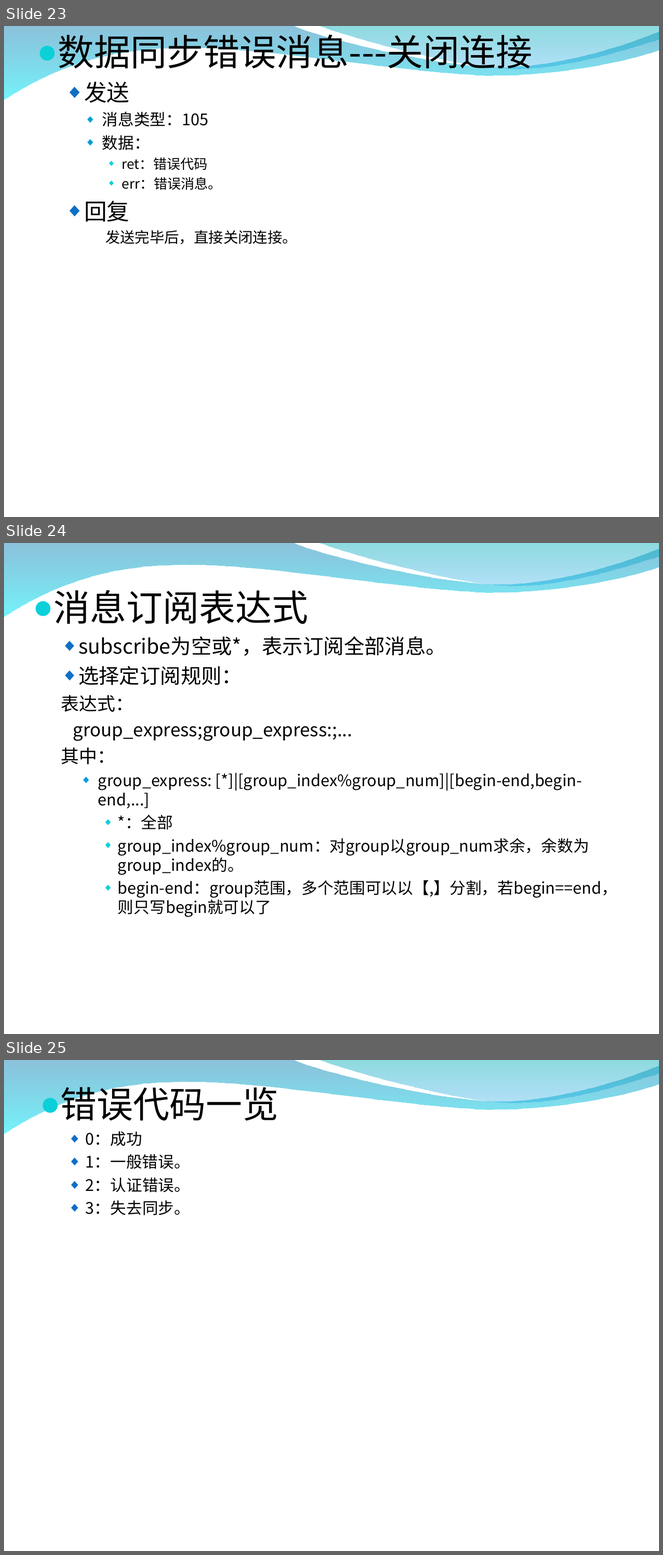
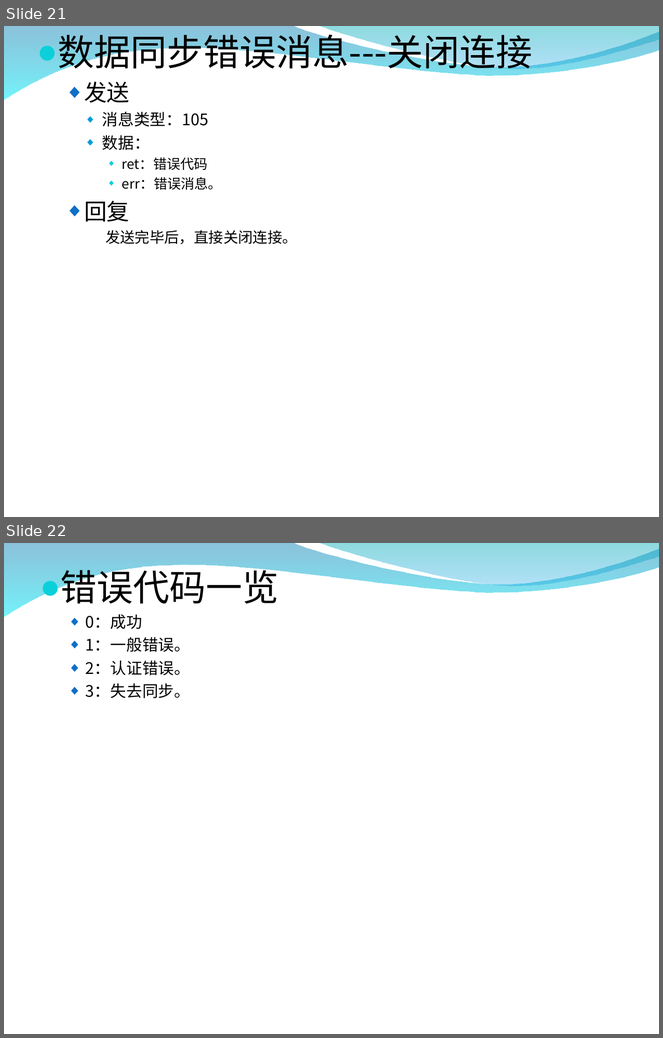
Before and after one commit to zxf1864/cwinux-mq, a slide deck: mq/doc/mq_introduce.ppt. Shown one above the other, each under a label of ours: slides 23, 24 and 25 before the commit, slides 21 and 22 after it. The pictures are 663x1555 and 663x1038 pixels, drawn with LibreOffice and Linux fonts; fonts in the diff are those of the drawing; background and template pictures are left out. Boxes give left, top, right and bottom in pixels: in the first picture for what was removed or moved away, otherwise in the second. Text is boxed around its words. In the diff, an @@ line names an element or a change of style, - is before the commit and + after.

```diff
--- a/mq/doc/mq_introduce.ppt
+++ b/mq/doc/mq_introduce.ppt
@@ slide 24 removed at box(4, 543, 659, 1034), background picture (left out); not listed: 2 template elements that a slide beside it also shows @@
@@ text removed at box(53, 584, 618, 917) @@
-● 消息订阅表达式
-  ◆ subscribe为空或*，表示订阅全部消息。
-  ◆ 选择定订阅规则：
-  表达式：
-  group_express;group_express:;...
-  其中：
-    ◆ group_express: [*]|[group_index%group_num]|[begin-end,begin-end,...]
-      ◆ *：全部
-      ◆ group_index%group_num：对group以group_num求余，余数为group_index的。
-      ◆ begin-end：group范围，多个范围可以以【,】分割，若begin==end，则只写begin就可以了
@@ what was slide 23 is now slide 21 @@
@@ what was slide 25 is now slide 22 @@
```
Also in this commit, not shown: 15 slides changed, 1 slide added, 3 other slides removed, 8 other files.
